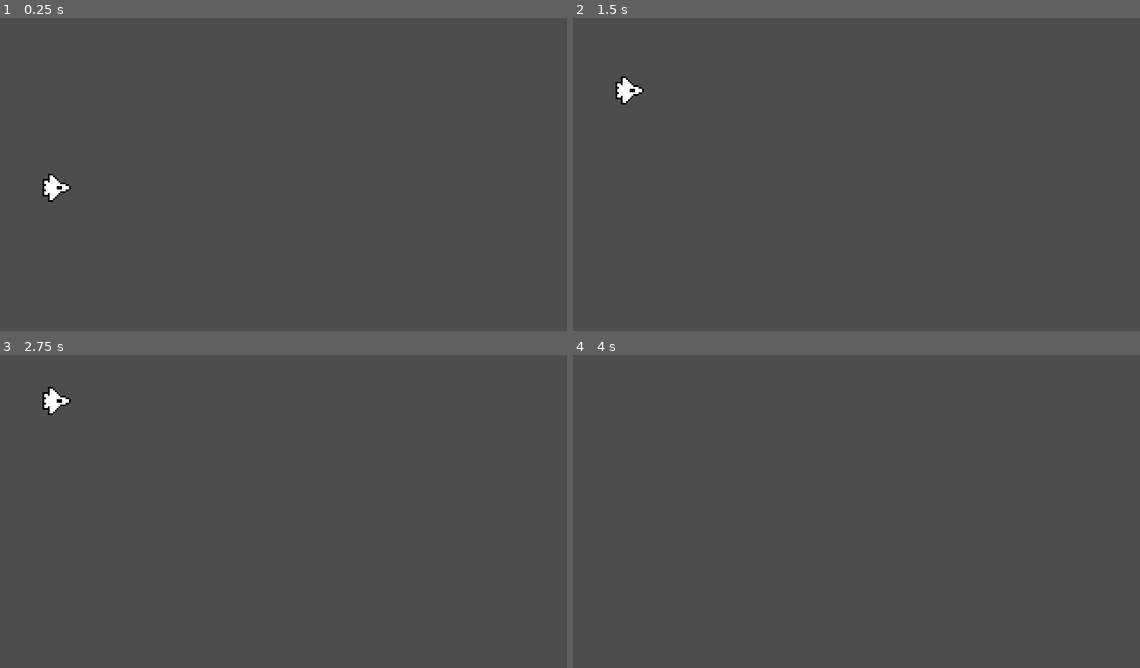
Above: before the commit, frames 1-4 (two rows, left to right).
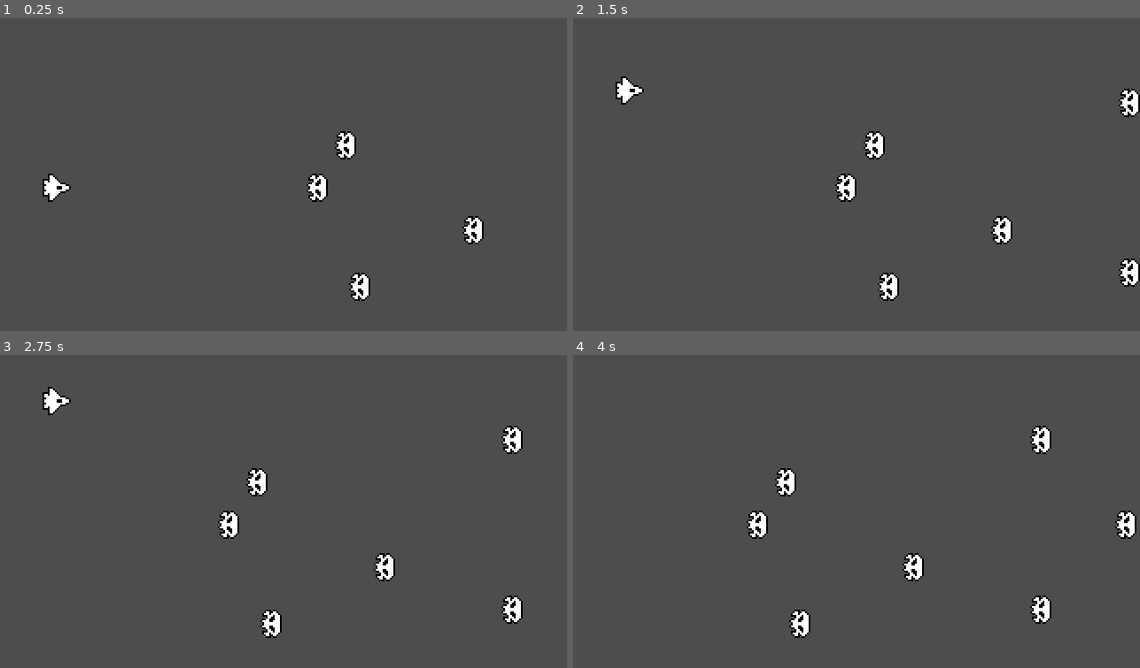
Above: after the commit, the same moments.

Repository: jonaskinnvall/space-shooter-godot-4
Game: Godot game, scene res://world.tscn
The game is run twice, just before and just after one commit, with the same random seed, the same clock (stepped at 60 frames per second) and the same inputs.
Inputs:
- Up to frame 1 (0.25 s): no input
- Up to frame 2 (1.5 s): hold Up (ui_up) 0.53-1.28 s; hold Down (ui_down) from 1.28 s (still down)
- Up to frame 3 (2.75 s): release Down (ui_down) at 2.03 s; hold Up (ui_up) from 2.03 s (still down)
- Up to frame 4 (4 s): release Up (ui_up) at 3.53 s; hold Down (ui_down) from 3.53 s (still down)

The runs differ from the first frame. In frame 1, 1.1% of the frame differs, in the area x 54-86%, y 36-91%; in frame 2, 1.6%; in frame 3, 1.6%; in frame 4, 1.9%, in the area x 30-100%, y 22-91%.

Commit message:
feat: add enemy and place a couple in world scene

Diff:
--- /dev/null
+++ b/enemy.gd
@@ -0,0 +1,6 @@
+extends Area2D
+
+@export var speed = 20
+
+func _process(delta):
+	position.x -= speed*delta
--- /dev/null
+++ b/enemy.tscn
@@ -0,0 +1,14 @@
+[gd_scene load_steps=3 format=3 uid="uid://qheqntjrsq4r"]
+
+[ext_resource type="Texture2D" uid="uid://dlyvvwb1ab46l" path="res://Assets/enemy.png" id="1_cxxu4"]
+[ext_resource type="Script" path="res://enemy.gd" id="1_eswsu"]
+
+[node name="Enemy" type="Area2D"]
+script = ExtResource("1_eswsu")
+
+[node name="Sprite2D" type="Sprite2D" parent="."]
+texture = ExtResource("1_cxxu4")
+
+[node name="CollisionPolygon2D" type="CollisionPolygon2D" parent="."]
+position = Vector2(0, -1)
+polygon = PackedVector2Array(-5, -1, -3, -1, 1, -6, 3, -6, 5, -4, 5, 6, 3, 8, 1, 8, -3, 3, -5, 3)
--- a/world.tscn
+++ b/world.tscn
@@ -1,8 +1,30 @@
-[gd_scene load_steps=2 format=3 uid="uid://5bln10sh727g"]
+[gd_scene load_steps=3 format=3 uid="uid://5bln10sh727g"]
 
 [ext_resource type="PackedScene" uid="uid://dmyou4rcpb6u8" path="res://ship.tscn" id="1_rmpkl"]
+[ext_resource type="PackedScene" uid="uid://qheqntjrsq4r" path="res://enemy.tscn" id="2_ofn8x"]
 
 [node name="World" type="Node2D"]
 
 [node name="Ship" parent="." instance=ExtResource("1_rmpkl")]
 position = Vector2(32, 96)
+
+[node name="Enemy" parent="." instance=ExtResource("2_ofn8x")]
+position = Vector2(344, 48)
+
+[node name="Enemy2" parent="." instance=ExtResource("2_ofn8x")]
+position = Vector2(184, 96)
+
+[node name="Enemy3" parent="." instance=ExtResource("2_ofn8x")]
+position = Vector2(208, 152)
+
+[node name="Enemy4" parent="." instance=ExtResource("2_ofn8x")]
+position = Vector2(200, 72)
+
+[node name="Enemy5" parent="." instance=ExtResource("2_ofn8x")]
+position = Vector2(272, 120)
+
+[node name="Enemy6" parent="." instance=ExtResource("2_ofn8x")]
+position = Vector2(344, 144)
+
+[node name="Enemy7" parent="." instance=ExtResource("2_ofn8x")]
+position = Vector2(392, 96)
